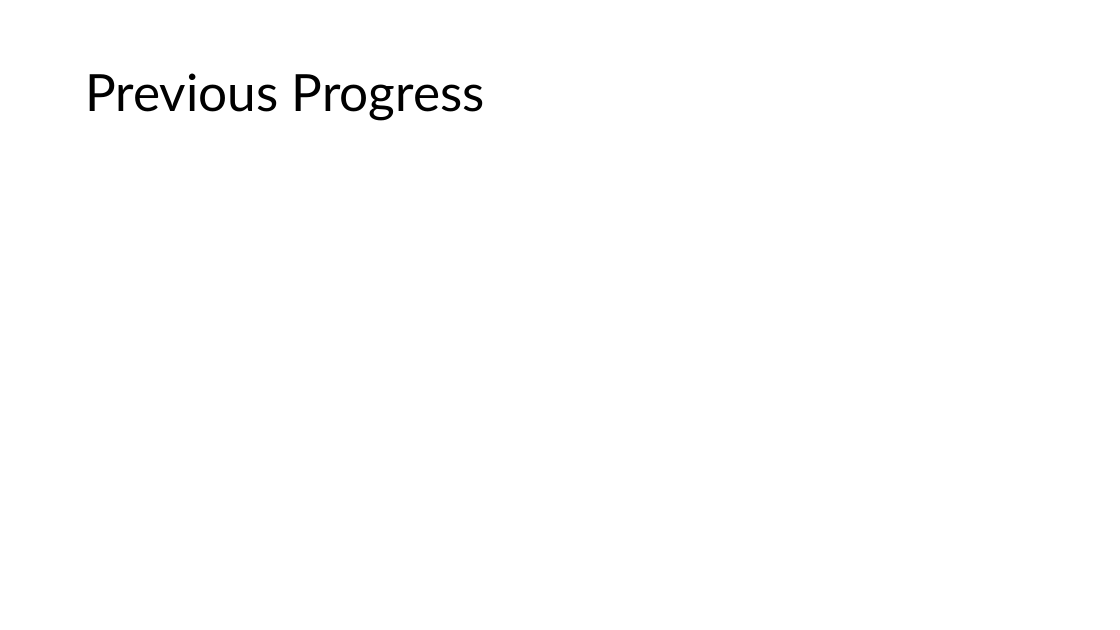
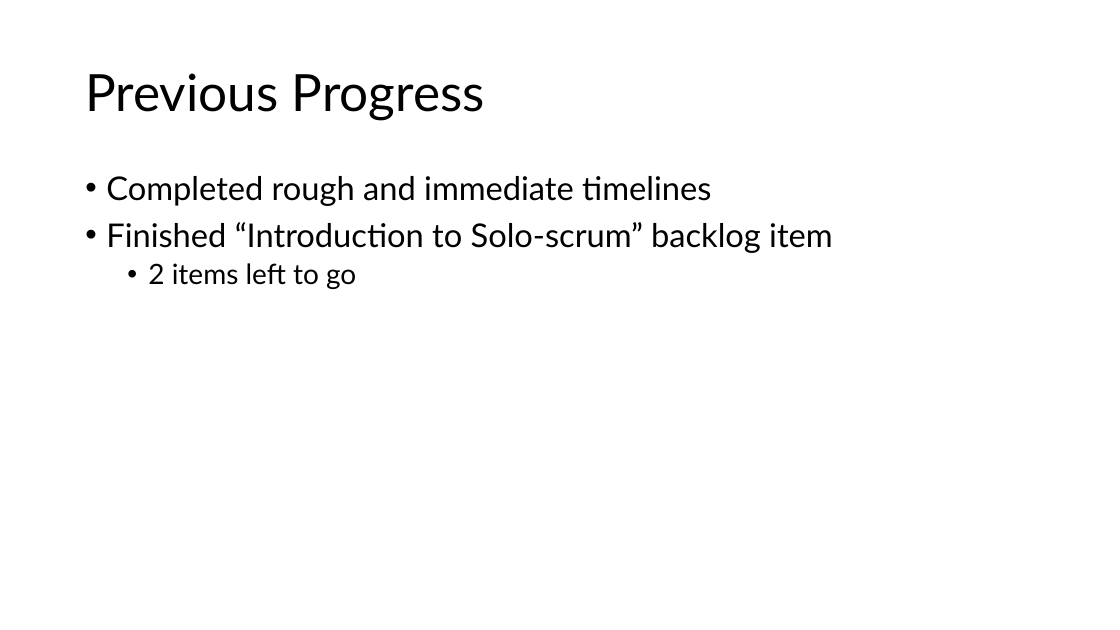
Before and after one commit to GregT7/PlanGauge, a slide deck: slide 14 of project_journal/standup/sprint2_standup.pptx. Drawn at 1120x630 pixels with LibreOffice and Linux fonts; fonts in the diff are those of the drawing. Boxes give left, top, right and bottom in pixels: in the first picture for what was removed or moved away, otherwise in the second. Text is boxed around its words. In the diff, an @@ line names an element or a change of style, - is before the commit and + after.

```diff
--- a/project_journal/standup/sprint2_standup.pptx
+++ b/project_journal/standup/sprint2_standup.pptx
@@ text added at (106, 176, 832, 289), 28 pt, text #000000 @@
+• Completed rough and immediate timelines
+• Finished “Introduction to Solo-scrum” backlog item
+  • 2 items left to go
```
Also in this commit, not shown: 2 other slides changed, 5 slides added, 2 other files.
